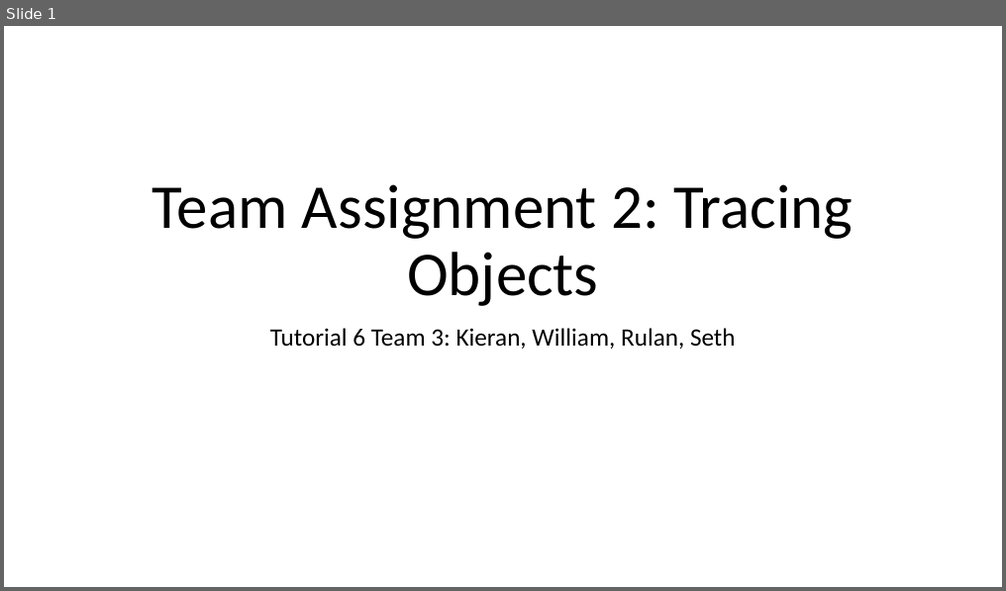
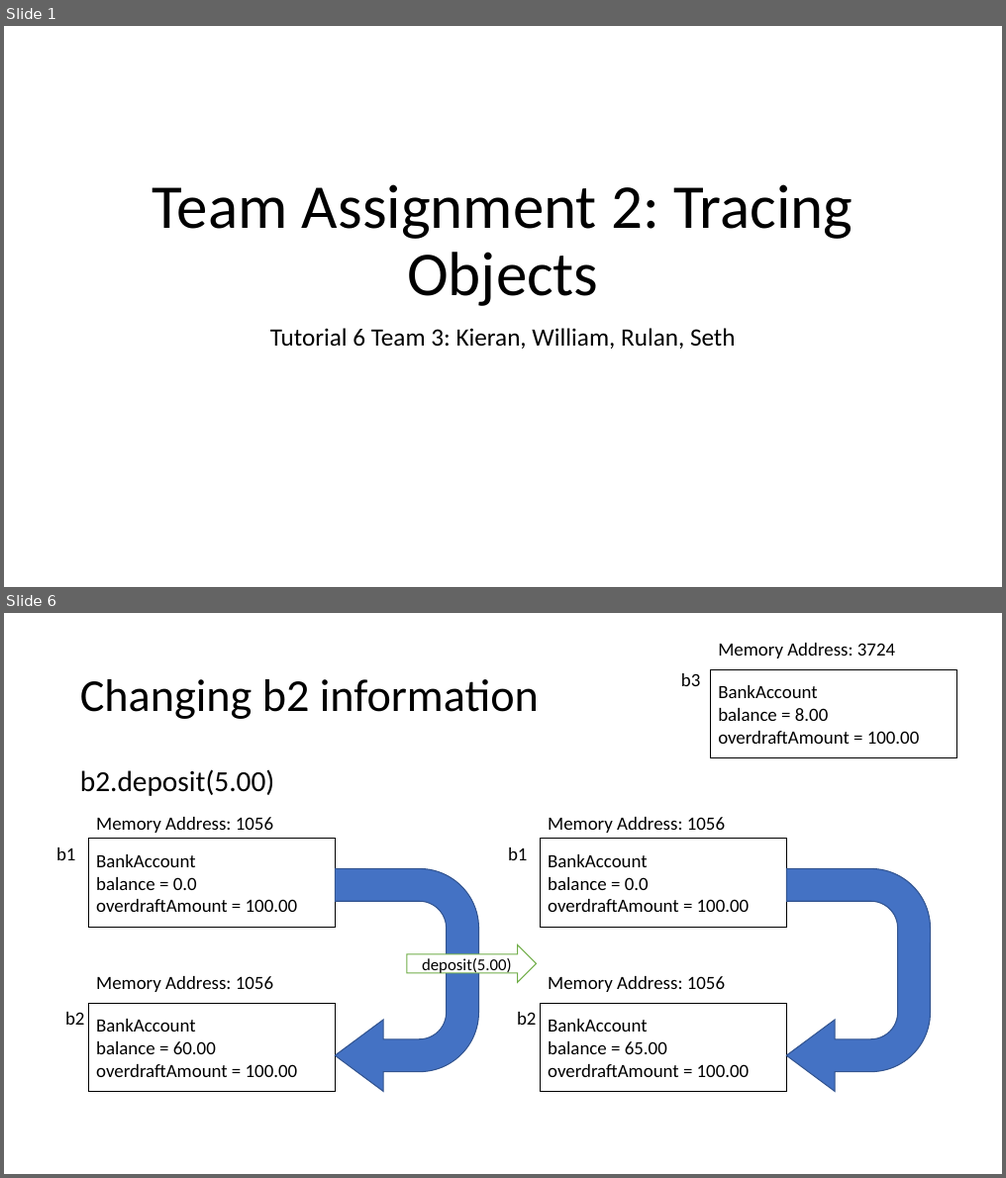
Before and after one commit to CPSC-233-Group-2018/Assignments, a slide deck: Assignment 2/Tracing Powerpoint.pptx. Shown one above the other, each under a label of ours: slide 1 before the commit, slides 1 and 6 after it; the slides between them are not shown. The pictures are 1006x591 and 1006x1178 pixels, drawn with LibreOffice and Linux fonts; fonts in the diff are those of the drawing. Boxes give left, top, right and bottom in pixels: in the first picture for what was removed or moved away, otherwise in the second. Text is boxed around its words. In the diff, an @@ line names an element or a change of style, - is before the commit and + after.

```diff
--- a/Assignment 2/Tracing Powerpoint.pptx
+++ b/Assignment 2/Tracing Powerpoint.pptx
@@ slide 6 added at (4, 613, 1002, 1174), background #FFFFFF @@
@@ rectangle added at (711, 669, 957, 759), outline #000000 1 pt, 18 pt, text #000000 @@
+BankAccount
+balance = 8.00
+overdraftAmount = 100.00
@@ text added at (718, 643, 895, 659), 18 pt, text #000000 @@
+Memory Address: 3724
@@ title added at (80, 679, 539, 719), 44 pt, text #000000 @@
+Changing b2 information
@@ text added at (681, 673, 700, 686), 18 pt, text #000000 @@
+b3
@@ text added at (80, 769, 274, 796), 28 pt, text #000000 @@
+b2.deposit(5.00)
@@ text added at (96, 817, 273, 833), 18 pt, text #000000 @@
+Memory Address: 1056
@@ text added at (548, 817, 725, 833), 18 pt, text #000000 @@
+Memory Address: 1056
@@ text added at (56, 848, 75, 861), 18 pt, text #000000 @@
+b1
@@ rectangle added at (88, 839, 335, 927), outline #000000 1 pt, 18 pt, text #000000 @@
+BankAccount
+balance = 0.0
+overdraftAmount = 100.00
@@ text added at (508, 848, 527, 861), 18 pt, text #000000 @@
+b1
@@ rectangle added at (541, 839, 787, 927), outline #000000 1 pt, 18 pt, text #000000 @@
+BankAccount
+balance = 0.0
+overdraftAmount = 100.00
@@ uturn arrow added at (335, 869, 478, 1092), fill #4472C4, outline #325491 1 pt @@
@@ uturn arrow added at (787, 869, 931, 1092), fill #4472C4, outline #325491 1 pt @@
@@ right arrow added at (407, 946, 537, 983), fill #FFFFFF, outline #70AD47 1 pt, 16 pt, text #000000 @@
+deposit(5.00)
@@ text added at (96, 976, 273, 992), 18 pt, text #000000 @@
+Memory Address: 1056
@@ text added at (548, 976, 725, 992), 18 pt, text #000000 @@
+Memory Address: 1056
@@ text added at (65, 1012, 84, 1025), 18 pt, text #000000 @@
+b2
@@ rectangle added at (88, 1003, 335, 1091), outline #000000 1 pt, 18 pt, text #000000 @@
+BankAccount
+balance = 60.00
+overdraftAmount = 100.00
@@ text added at (517, 1012, 536, 1025), 18 pt, text #000000 @@
+b2
@@ rectangle added at (541, 1003, 787, 1091), outline #000000 1 pt, 18 pt, text #000000 @@
+BankAccount
+balance = 65.00
+overdraftAmount = 100.00
```
Also in this commit, not shown: 3 slides changed, 1 other slide added.
